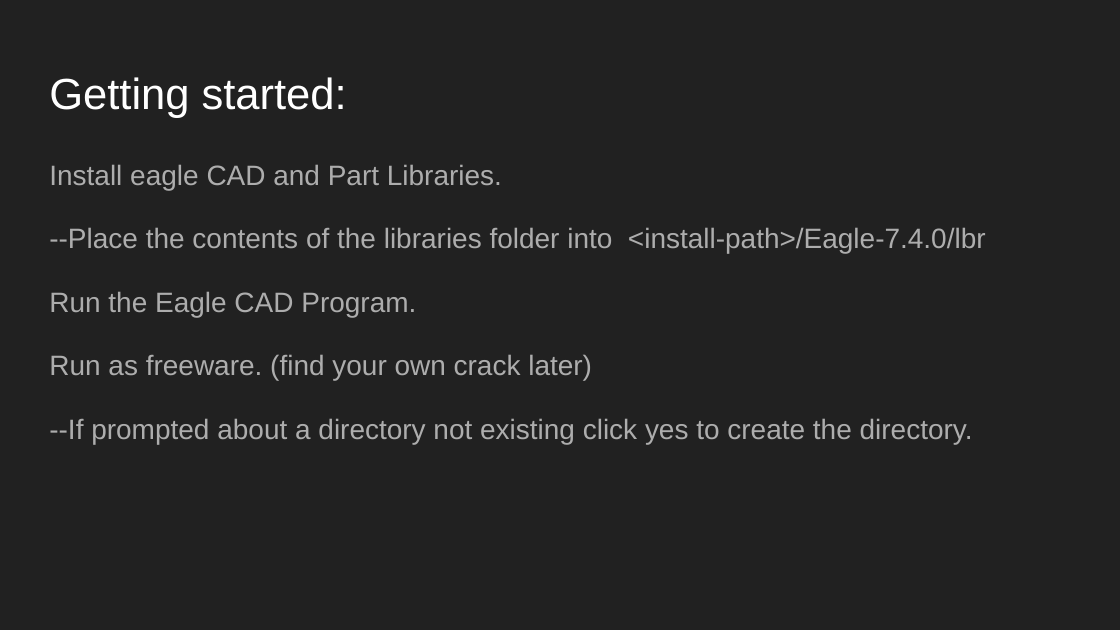
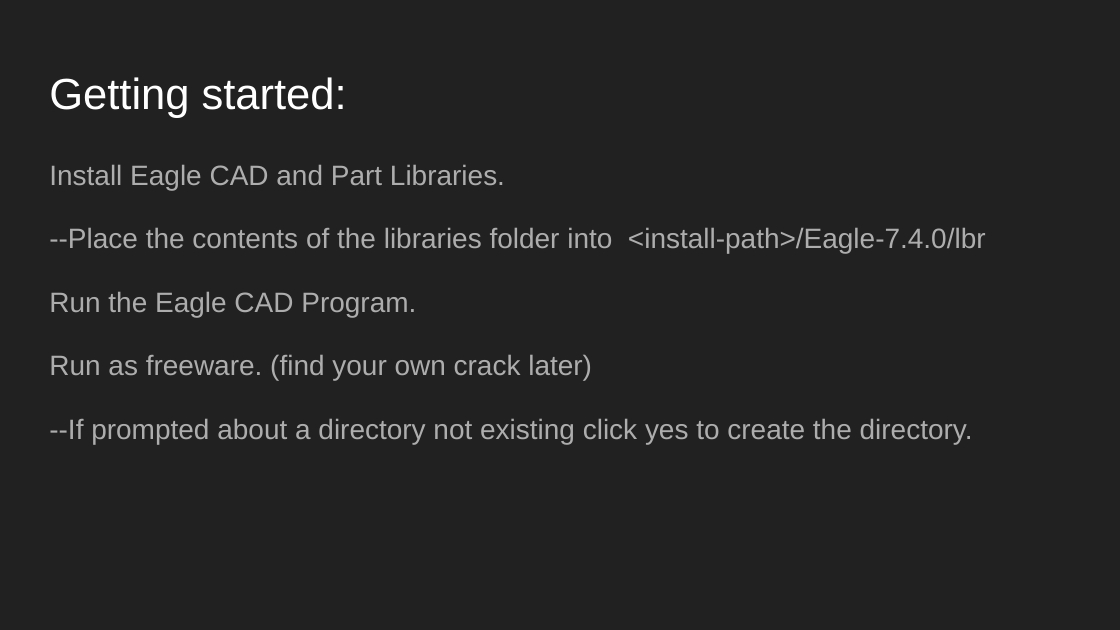
Before and after one commit to CarloEdoardoMalaspina/Intro_to_pcb, a slide deck: slide 4 of Intro-to-PCB-Slides.pptx (slide 3 before the commit). Drawn at 1120x630 pixels with LibreOffice and Linux fonts; fonts in the diff are those of the drawing. Boxes give left, top, right and bottom in pixels: in the first picture for what was removed or moved away, otherwise in the second. Text is boxed around its words. In the diff, an @@ line names an element or a change of style, - is before the commit and + after.

Commit message:
update slides

```diff
--- a/Intro-to-PCB-Slides.pptx
+++ b/Intro-to-PCB-Slides.pptx
@@ text at <box>49,164,505,190</box>: text changed @@
-Install eagle CAD and Part Libraries.
+Install Eagle CAD and Part Libraries.
```
Also in this commit, not shown: 2 other slides changed, 1 slide added.
